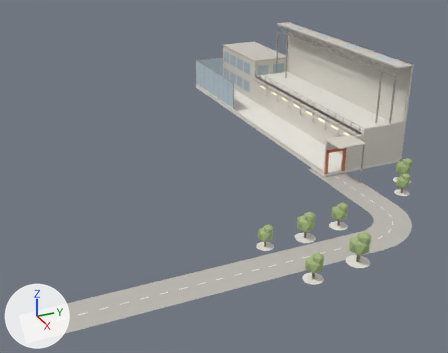
An edit to the glTF model public/models/factory_hall.glb, drawn before and after from the same camera.
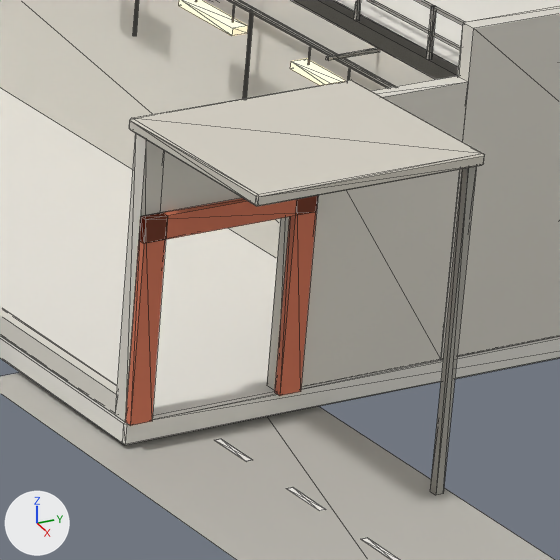
There are two pictures of each version: one whole from a camera (50 mm lens) standing at (84.5, -48.0, 35.1) and looking at (11.7, -15.3, -1.3), one close up on the part from 69% to 84% of the width and 36% to 54% of the height. Every picture has the same lights, and +X, +Y and +Z are marked at lower left. The first two pictures are the older version. The close-ups show mesh edges as thin lines. Where no turn or scale is listed for an object, it has been applied to the vertices. Vertices at exactly the same position are counted once.
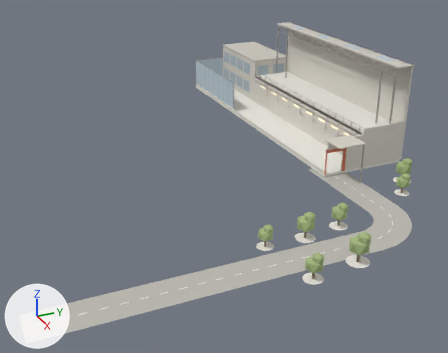
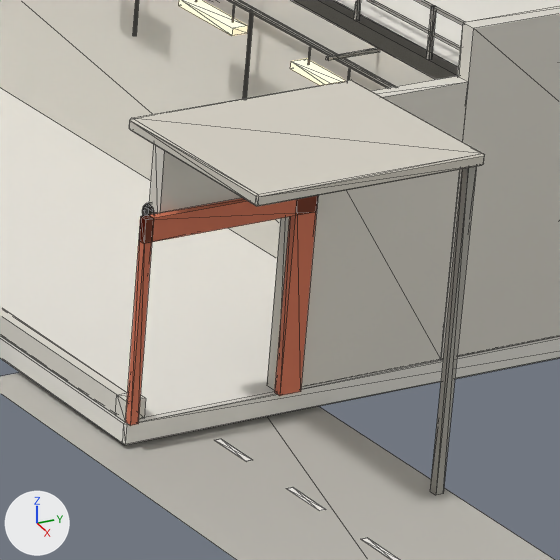
What differs and where, as boxes [x1, y1, x2, y2] in the close-ups (560 x 560 px; the box of a moved part takes in the faces that stretch with it):
part 1 of me_mesh_0, moved or reshaped
    before: [115, 134, 167, 426]
    after: [117, 215, 154, 426]

Patch to the scene script:
```diff
--- a/public/models/factory_hall.glb.py
+++ b/public/models/factory_hall.glb.py
@@ me_mesh_0 @@
 # used by ob_mesh_0; location = (-28.1, 9.5, -0.5)
-me_mesh_0.from_pydata(...)  # 2277 vertices, 3564 faces; spans x 0.0..69.0, y -55.5..0.0, z 0.0..14.4
+me_mesh_0.from_pydata(...)  # 2278 vertices, 3564 faces; spans x 0.0..69.0, y -55.5..0.0, z 0.0..14.4
+# me_mesh_0 part 1: 4 vertices moved from x 47.4..47.5, y -12.7, z 0.5..4.0 to x 47.4..47.5, y -13.0, z 0.5..4.0; 2 vertices removed from x 47.1..47.4, y -13.1, z 5.3; 3 vertices added at x 47.1..47.4, y -13.1..-12.7, z 0.9
+# other edits to the shape of me_mesh_0 do not show in these pictures
 me_mesh_0.materials.append(mat_steel)
```
